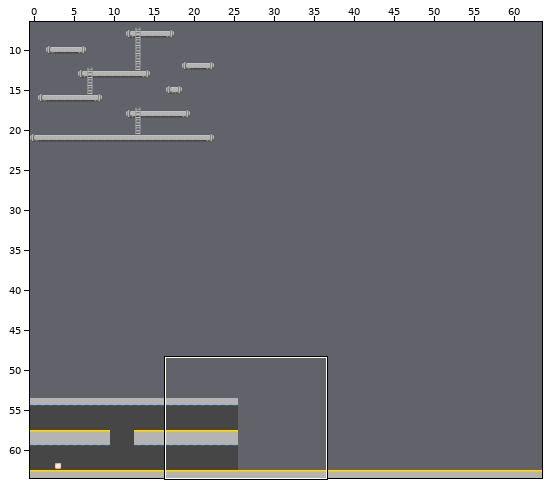
Two states of a Tiled map, factory.tmx. Above, an overview of the earlier version with the close-up marked.
Close-up. First the earlier version:
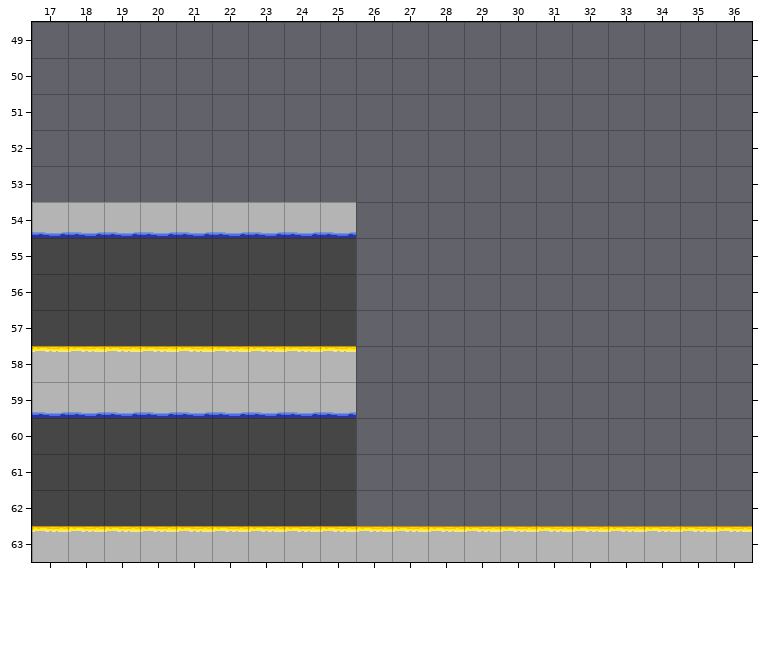
Cells are 48x48 px. Shown: x 17..36, y 49..63. The commit also changed other parts of the map, which this record leaves out.
Once edited:
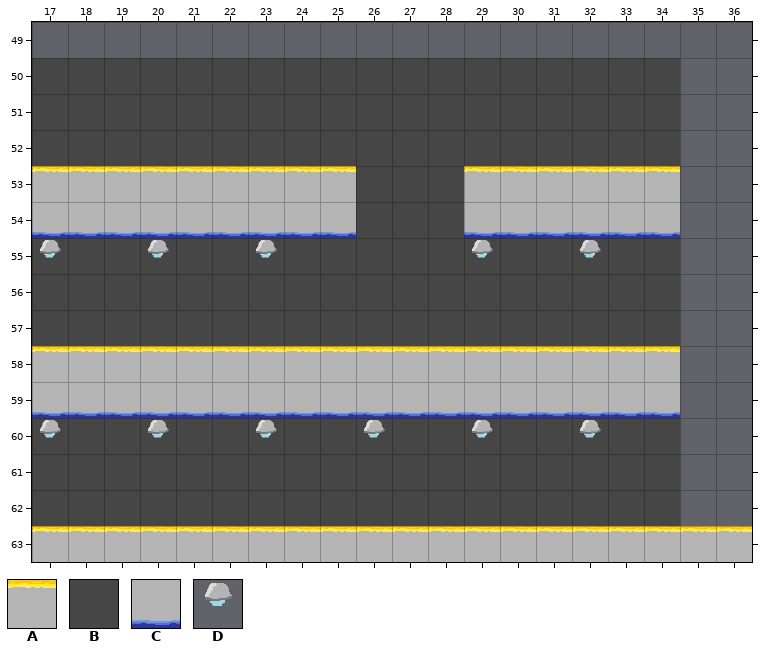
Key: from "factory_tiles": A 21, B 22, C 23, D 33.
_ is an empty cell.
Change:
Layer "BG":
Tile B now appears in rows 50 to 52 at x 17 to 34; in rows 53 to 54 at x 26 to 28; in rows 55 to 57 at x 26 to 34; in rows 60 to 62 at x 26 to 34.
Layer "FG":
Tile D now appears in row 55 at x 17, 20, 23, 29 and 32; in row 60 at x 17, 20, 23, 26, 29 and 32.
Layer "Collision":
Tile A now appears in row 53 at x 17 to 25 and 29 to 34; in row 58 at x 26 to 34.
Tile C now appears in row 54 at x 29 to 34; in row 59 at x 26 to 34.
Boxes around the changes in both close-ups, in picture pixels (x1, y1, x2, y2):
added: (32, 58, 680, 526)
